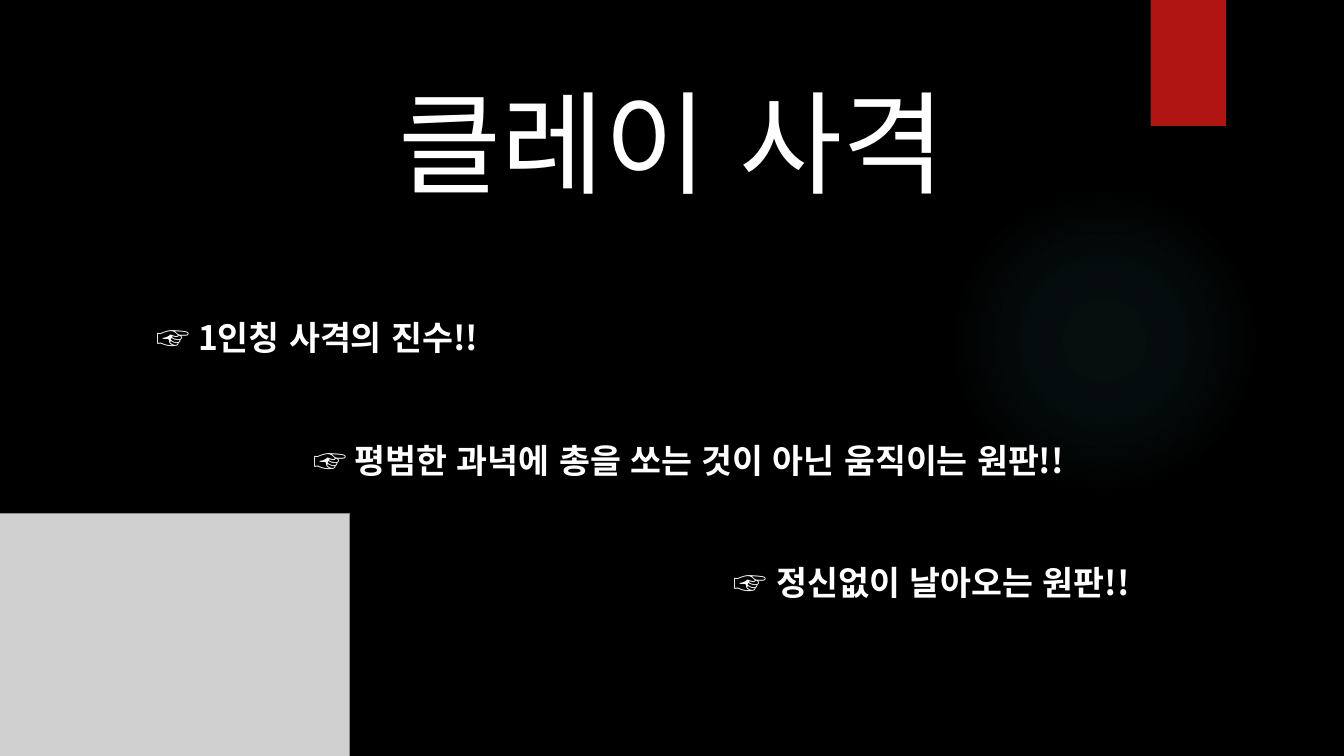
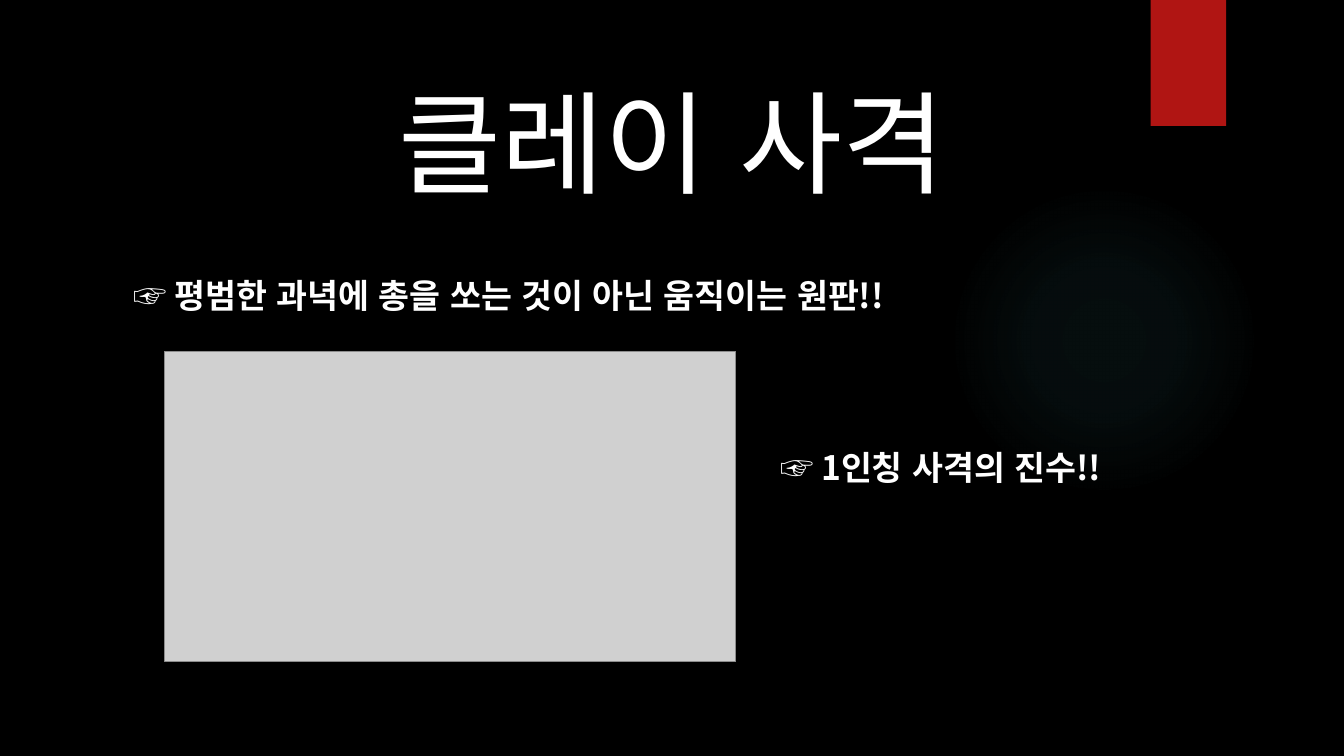
Before and after one commit to Sheep-IK/Drill_Project, a slide deck: slide 1 of 발표 PPT.pptx. Drawn at 1344x756 pixels with LibreOffice and Linux fonts; fonts in the diff are those of the drawing; grey boxes stand for pictures; background and template pictures are left out. Boxes give left, top, right and bottom in pixels: in the first picture for what was removed or moved away, otherwise in the second. Text is boxed around its words. In the diff, an @@ line names an element or a change of style, - is before the commit and + after.

```diff
--- a/발표 PPT.pptx
+++ b/발표 PPT.pptx
@@ text "☞ 평범한 과녁에 총을 쏘는 ...": place and size @@
-text "☞ 평범한 과녁에 총을 쏘는 ..." at (355,444,1063,476)
+text "☞ 평범한 과녁에 총을 쏘는 ..." at (175,279,883,311)
@@ picture added at (164,352,735,662) @@
@@ text "☞ 1인칭 사격의 진수!!": place and size @@
-text "☞ 1인칭 사격의 진수!!" at (198,321,478,353)
+text "☞ 1인칭 사격의 진수!!" at (821,451,1101,483)
@@ picture removed at (0,514,350,756) @@
@@ text removed at (777,566,1130,598) @@
-☞ 정신없이 날아오는 원판!!
```
Also in this commit, not shown: 2 other slides changed, 1 other file.
